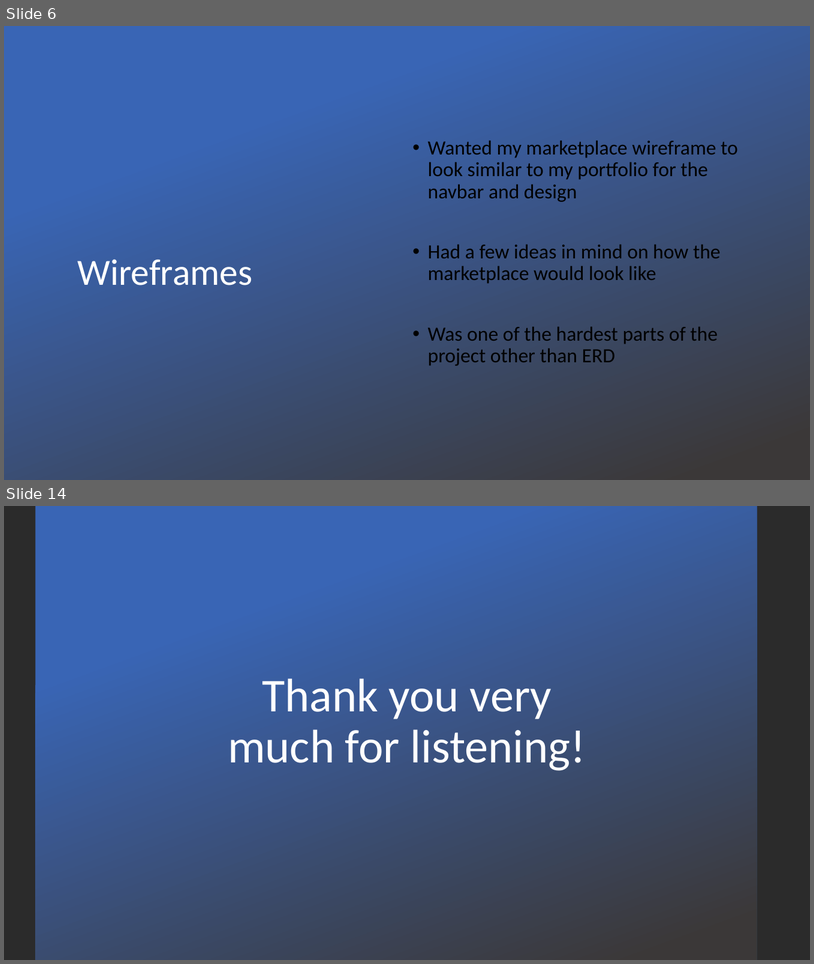
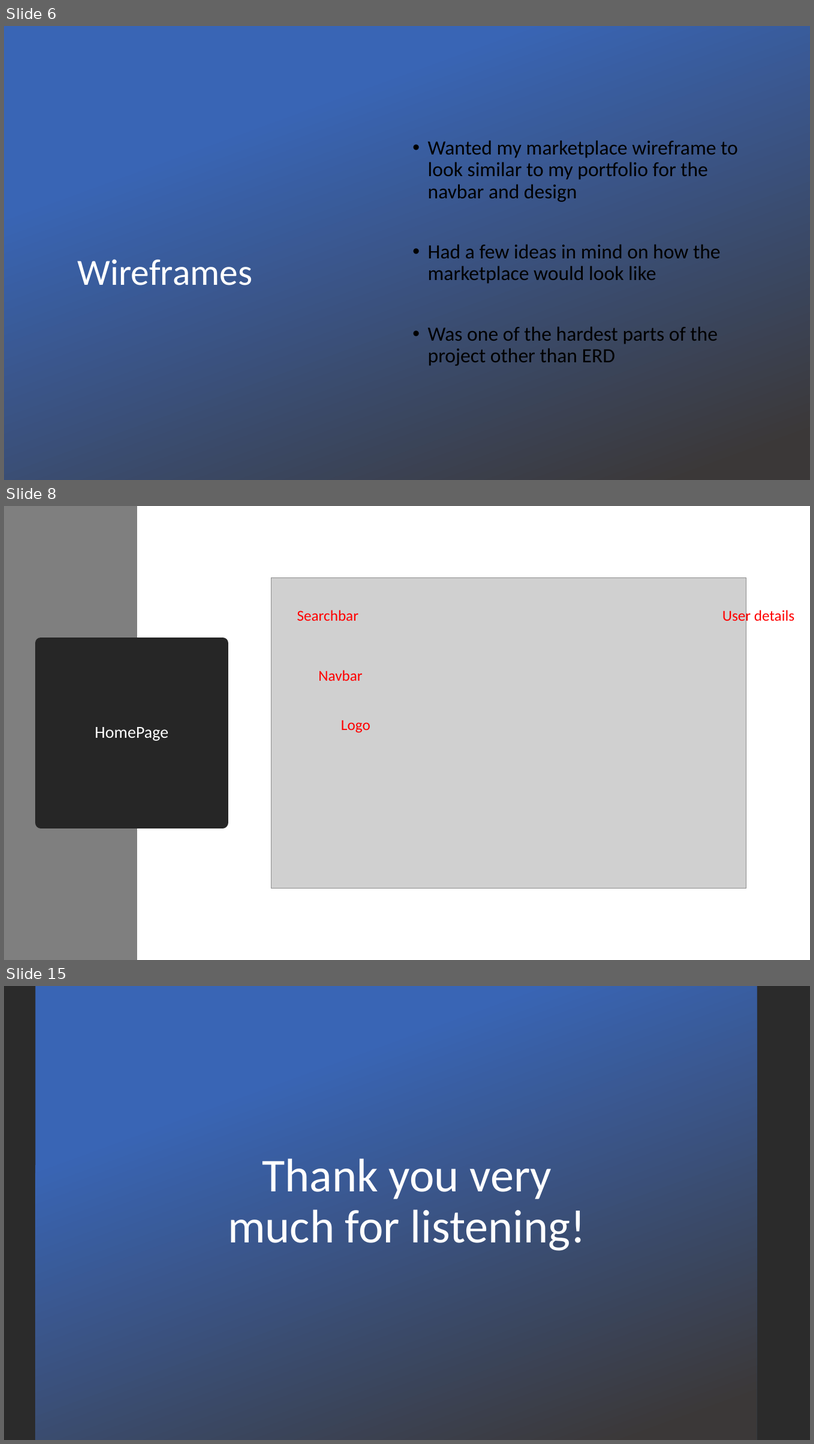
Before and after one commit to jason20194/marketplace, a slide deck: market_slide.pptx. Shown one above the other, each under a label of ours: slides 6 and 14 before the commit, slides 6, 8 and 15 after it; the slides between them are not shown. The pictures are 814x964 and 814x1444 pixels, drawn with LibreOffice and Linux fonts; fonts in the diff are those of the drawing; grey boxes stand for pictures; background and template pictures are left out; a plain dark background stands for a picture behind light text. Boxes give left, top, right and bottom in pixels: in the first picture for what was removed or moved away, otherwise in the second. Text is boxed around its words. In the diff, an @@ line names an element or a change of style, - is before the commit and + after.

```diff
--- a/market_slide.pptx
+++ b/market_slide.pptx
@@ slide 8 added at (4, 506, 810, 960), background #FFFFFF @@
@@ rectangle added at (4, 506, 137, 960), fill #7F7F7F @@
@@ picture added at (272, 577, 747, 888) @@
@@ text added at (297, 610, 359, 621), 18 pt, text #FF0000 @@
+Searchbar
@@ text added at (723, 608, 795, 624), 18 pt, text #FF0000 @@
+User details
@@ title added at (41, 643, 223, 822), fill #262626, outline #262626 13.75 pt, 20 pt, text #FFFFFF @@
+HomePage
@@ text added at (318, 670, 362, 681), 18 pt, text #FF0000 @@
+Navbar
@@ text added at (341, 720, 371, 733), 18 pt, text #FF0000 @@
+Logo
@@ what was slide 14 is now slide 15 @@
```
Also in this commit, not shown: 5 slides changed, 2 other slides added, 2 slides removed.
